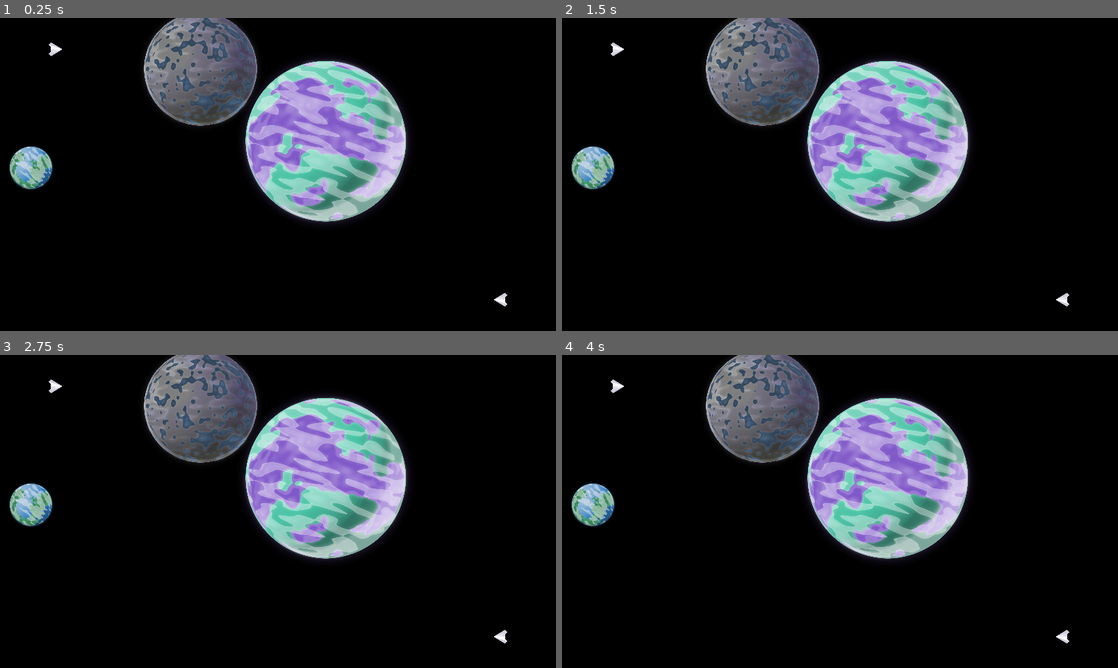
Above: before the commit, frames 1-4 (two rows, left to right).
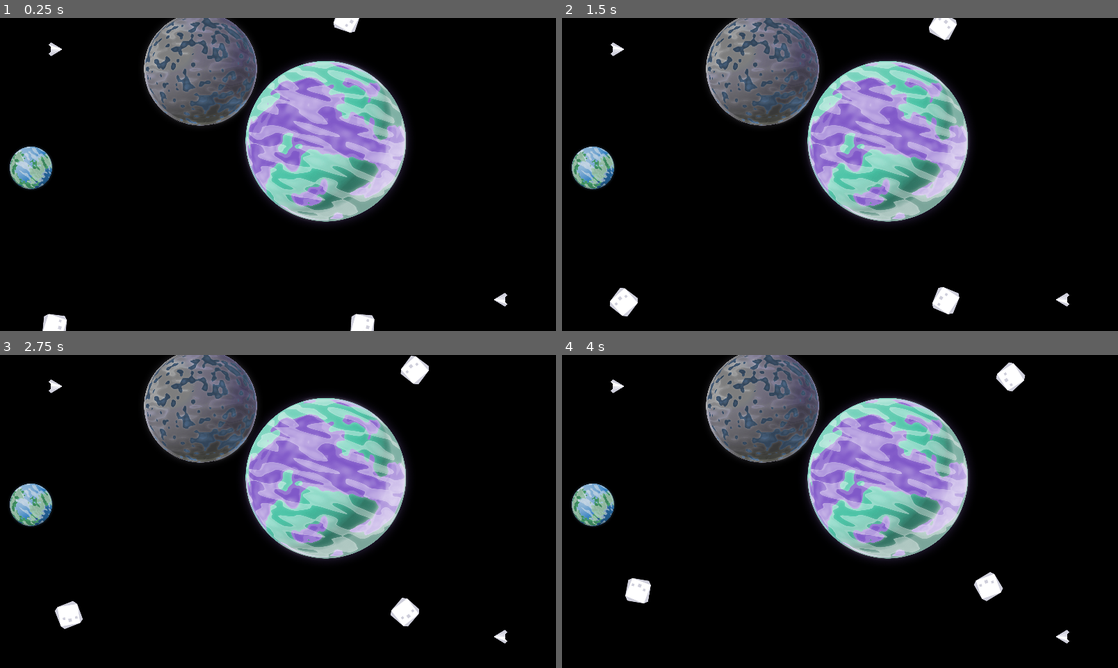
Above: after the commit, the same moments.

Repository: Teeohbee/CelestialMeadow
Game: Godot game, scene res://main.tscn
Two runs of this game, one before a commit and one after it. Both use one fixed random seed, a clock stepped at 60 frames per second and the inputs below.
Inputs:
- Up to frame 1 (0.25 s): no input
- Up to frame 2 (1.5 s): no input
- Up to frame 3 (2.75 s): no input
- Up to frame 4 (4 s): no input

The runs differ from the first frame. In frame 1, 0.6% of the frame differs, in the area x 7-68%, y 0-100%; in frame 2, 0.9%; in frame 3, 0.9%, in the area x 9-78%, y 0-88%; in frame 4, 0.9%.

Commit message:
Add destroyable asteroids to the game - Asteroids spawn along a spawn path around the edge of the screen - They collide and bump into players - The main script is responsible for spawning them

Diff:
--- /dev/null
+++ b/asteroid.gd
@@ -0,0 +1,28 @@
+extends RigidBody2D
+
+var screen_size
+
+func _ready():
+	screen_size = get_viewport_rect().size
+
+func start(_position, _velocity):
+	position = _position
+	linear_velocity = _velocity
+	angular_velocity = randf_range(-PI, PI)
+
+func _integrate_forces(physics_state):
+	var xform = physics_state.transform
+	xform.origin.x = wrapf(xform.origin.x, 0, screen_size.x)
+	xform.origin.y = wrapf(xform.origin.y, 0, screen_size.y)
+	physics_state.transform = xform
+
+func destroy():
+	$CollisionShape2D.set_deferred("disabled", true)
+	$Sprite2D.hide()
+	$Explosion.show()
+	$Explosion.play("explode")
+	$ExplosionSound.play()
+	linear_velocity = Vector2.ZERO
+	angular_velocity = 0
+	await $Explosion.animation_finished
+	queue_free()
--- /dev/null
+++ b/asteroid.tscn
@@ -0,0 +1,33 @@
+[gd_scene load_steps=7 format=3 uid="uid://po2jwbc0apgh"]
+
+[ext_resource type="Script" path="res://asteroid.gd" id="1_ftbns"]
+[ext_resource type="Texture2D" uid="uid://b306jfmx0me1x" path="res://sprites/asteroid.png" id="1_fv8dp"]
+[ext_resource type="PackedScene" uid="uid://0rrpx2uqw0jh" path="res://explosion.tscn" id="3_3pasg"]
+[ext_resource type="AudioStream" uid="uid://crehfdwax0f6x" path="res://audio/explosion.ogg" id="4_bsxi3"]
+
+[sub_resource type="PhysicsMaterial" id="PhysicsMaterial_jey0l"]
+bounce = 1.0
+
+[sub_resource type="RectangleShape2D" id="RectangleShape2D_nm217"]
+size = Vector2(70.7107, 71.4178)
+
+[node name="Asteroid" type="RigidBody2D" groups=["asteroids"]]
+physics_material_override = SubResource("PhysicsMaterial_jey0l")
+linear_damp_mode = 1
+angular_damp_mode = 1
+script = ExtResource("1_ftbns")
+
+[node name="Sprite2D" type="Sprite2D" parent="."]
+texture = ExtResource("1_fv8dp")
+
+[node name="CollisionShape2D" type="CollisionShape2D" parent="."]
+position = Vector2(0.250001, -0.250001)
+rotation = 0.785398
+scale = Vector2(1, 1)
+shape = SubResource("RectangleShape2D_nm217")
+
+[node name="Explosion" parent="." instance=ExtResource("3_3pasg")]
+visible = false
+
+[node name="ExplosionSound" type="AudioStreamPlayer" parent="."]
+stream = ExtResource("4_bsxi3")
--- a/bullet.gd
+++ b/bullet.gd
@@ -17,8 +17,11 @@
 	queue_free()
 
 func _on_body_entered(body):
-	if player_number == body.player_number:
-		return
-	if body.is_in_group("players"):
+	if body.is_in_group("asteroids"):
 		body.destroy()
 		queue_free()
+	if body.is_in_group("players"):
+		if player_number == body.player_number:
+			return
+		body.destroy()
+		queue_free()
--- /dev/null
+++ b/main.gd
@@ -0,0 +1,17 @@
+extends Node2D
+
+@export var asteroid_scene : PackedScene
+var screensize
+
+func _ready():
+	screensize = get_viewport().get_visible_rect().size
+	for i in 3:
+		spawn_asteroid()
+
+func spawn_asteroid():
+	$AsteroidPath/AsteroidSpawn.progress = randi()
+	var position = $AsteroidPath/AsteroidSpawn.position
+	var velocity = Vector2.RIGHT.rotated(randf_range(0, TAU)) * randf_range(50, 125)
+	var asteroid = asteroid_scene.instantiate()
+	asteroid.start(position, velocity)
+	call_deferred("add_child", asteroid)
--- a/main.tscn
+++ b/main.tscn
@@ -1,9 +1,19 @@
-[gd_scene load_steps=3 format=3 uid="uid://ww418vo28v70"]
+[gd_scene load_steps=6 format=3 uid="uid://ww418vo28v70"]
 
+[ext_resource type="Script" path="res://main.gd" id="1_k3tpq"]
 [ext_resource type="PackedScene" uid="uid://bnauy0payb6b1" path="res://planet.tscn" id="1_kiu5r"]
 [ext_resource type="PackedScene" uid="uid://q7anoymfcc8" path="res://player.tscn" id="1_syc1s"]
+[ext_resource type="PackedScene" uid="uid://po2jwbc0apgh" path="res://asteroid.tscn" id="2_xklmo"]
+
+[sub_resource type="Curve2D" id="Curve2D_1lhca"]
+_data = {
+"points": PackedVector2Array(0, 0, 0, 0, 0, 0, 0, 0, 0, 0, 0, 0, 0, 0, 0, 0, 0, 0, 0, 0, 0, 0, 1920, 0, 0, 0, 0, 0, 1920, 1080, 0, 0, 0, 0, 0, 1080, 0, 0, 0, 0, 0, 0)
+}
+point_count = 7
 
 [node name="Main" type="Node2D"]
+script = ExtResource("1_k3tpq")
+asteroid_scene = ExtResource("2_xklmo")
 
 [node name="Planet" parent="." instance=ExtResource("1_kiu5r")]
 
@@ -18,3 +28,8 @@
 position = Vector2(341, 543)
 starting_position = 0.9
 player_number = 1
+
+[node name="AsteroidPath" type="Path2D" parent="."]
+curve = SubResource("Curve2D_1lhca")
+
+[node name="AsteroidSpawn" type="PathFollow2D" parent="AsteroidPath"]
--- a/player.gd
+++ b/player.gd
@@ -50,6 +50,7 @@
 	bullet.start($Muzzle.global_transform, player_number)
 
 func destroy():
+	$CollisionShape2D.set_deferred("disabled", true)
 	$Ship.hide()
 	$Explosion.show()
 	$Explosion.play("explode")
Binary file added: sprites/asteroid.png
Not shown, added: sprites/asteroid.png.import
